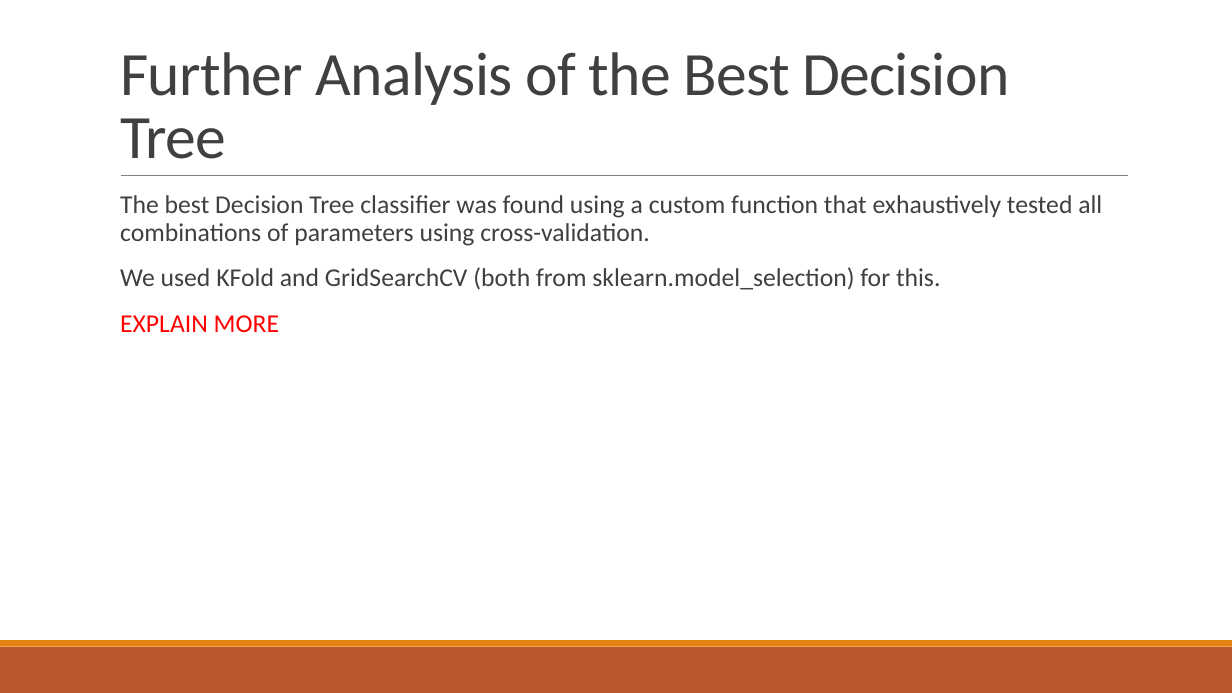
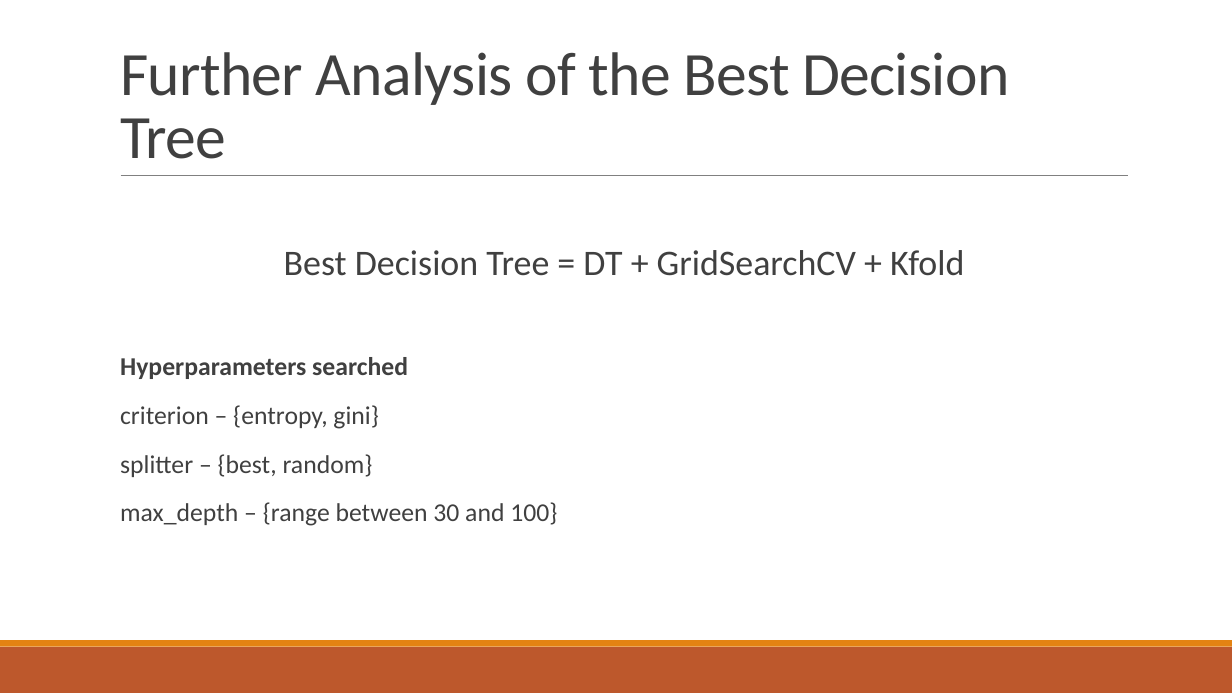
Before and after one commit to BlackSound1/COMP472_A1, a slide deck: slide 9 of presentation.pptx. Drawn at 1232x693 pixels with LibreOffice and Linux fonts; fonts in the diff are those of the drawing. Boxes give left, top, right and bottom in pixels: in the first picture for what was removed or moved away, otherwise in the second. Text is boxed around its words. In the diff, an @@ line names an element or a change of style, - is before the commit and + after.

```diff
--- a/presentation.pptx
+++ b/presentation.pptx
@@ text at (120,250,964,526): text changed @@
-  The best Decision Tree classifier was found using a custom function that exhaustively tested all combinations of parameters using cross-validation.
-  We used KFold and GridSearchCV (both from sklearn.model_selection) for this.
-  EXPLAIN MORE
+  Best Decision Tree = DT + GridSearchCV + Kfold
+  Hyperparameters searched
+  criterion – {entropy, gini}
+  splitter – {best, random}
+  max_depth – {range between 30 and 100}
```
Also in this commit, not shown: 7 other slides changed, 1 slide added, 2 slides removed.
